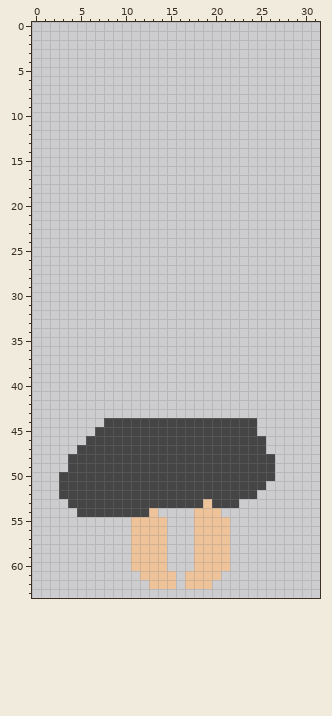
Pixel-art file, stored at assets/data/Sprite-0003.aseprite. Above is the file before it was changed.
32x64 pixels, 1 frame.
The same view after the edit:
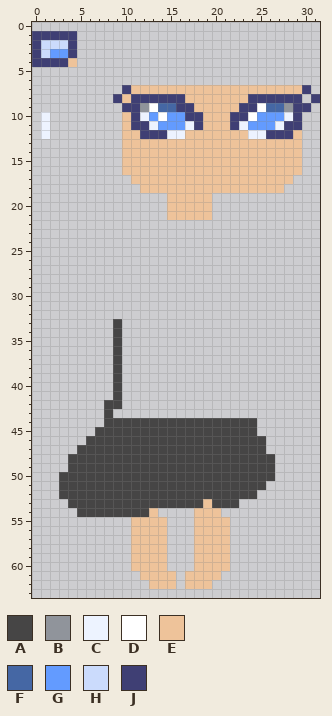
Palette (. is transparent): A #464545  B #90949b  C #edf3ff  D #ffffff  E #eec39a  F #4567a4  G #639bff  H #cbdbfc  J #3f3f74
Diff:
layer "eyes" added
--- layers "eyes", "Layer 1"
@@ x 0..31 @@
  0 ................................
- 1 ................................
- 2 ................................
- 3 ................................
- 4 ................................
+ 1 JJJJJ...........................
+ 2 JHHHJ...........................
+ 3 JHGGJ...........................
+ 4 JJJJE...........................
  5 ................................
  6 ................................
- 7 ................................
- 8 ................................
- 9 ................................
-10 ................................
-11 ................................
-12 ................................
-13 ................................
-14 ................................
-15 ................................
-16 ................................
-17 ................................
-18 ................................
-19 ................................
-20 ................................
-21 ................................
+ 7 ..........JEEEEEEEEEEEEEEEEEEEJ.
+ 8 .........JEJJJJJJEEEEEEEJJJJJJ.J
+ 9 ..........JJBDFFJJEEEEEJJDFFBJJ.
+10 .C........EJCGDGGJJEEEJJDGGGCJ..
+11 .C........EJJCGGGCJEEEJCGGGCJJ..
+12 .C........EEJJJCCEEEEEEECCJJJE..
+13 ..........EEEEEEEEEEEEEEEEEEEE..
+14 ..........EEEEEEEEEEEEEEEEEEEE..
+15 ..........EEEEEEEEEEEEEEEEEEEE..
+16 ..........EEEEEEEEEEEEEEEEEEEE..
+17 ...........EEEEEEEEEEEEEEEEEE...
+18 ............EEEEEEEEEEEEEEEE....
+19 ...............EEEEE............
+20 ...............EEEEE............
+21 ...............EEEEE............
 22 ................................
@@ x 6..11 @@
 32 ......
-33 ......
-34 ......
-35 ......
-36 ......
-37 ......
-38 ......
-39 ......
-40 ......
-41 ......
-42 ......
-43 ......
+33 ...A..
+34 ...A..
+35 ...A..
+36 ...A..
+37 ...A..
+38 ...A..
+39 ...A..
+40 ...A..
+41 ...A..
+42 ..AA..
+43 ..A...
 44 ..AAAA
Pixel boxes of the changes (left, top, right, bottom) in both pictures:
added: (32, 31, 77, 67)
added: (113, 85, 320, 220)
added: (41, 112, 50, 139)
added: (104, 319, 122, 418)
